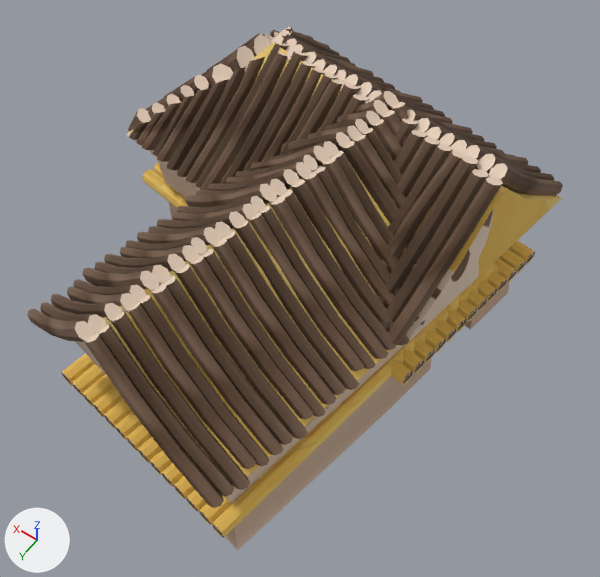
What one commit did to the FBX model Assets/Art/Models/environments/objects/house_3.fbx.
Rendered twice from a camera (50 mm lens) standing at (-5.5, 8.83, 11.11) and looking at (-0.63, 2.02, 0.4). Every picture has the same lights, and +X, +Y and +Z are marked at lower left. Where no turn or scale is listed for an object, it has been applied to the vertices. Vertices at the same position are counted once.

The first picture shows 'house_3'.
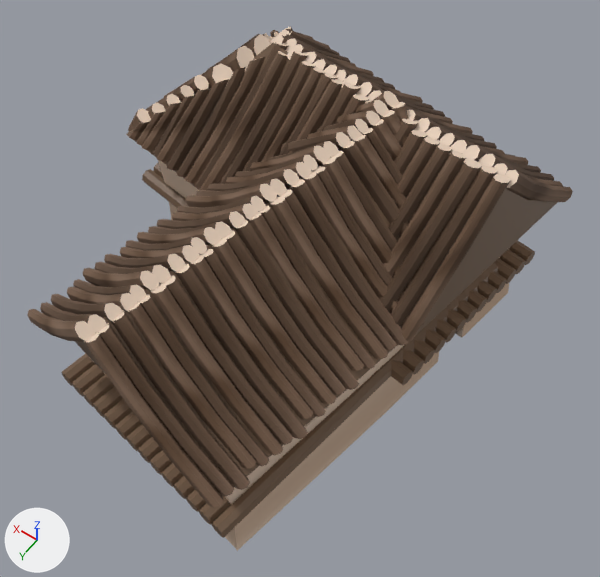
What differs and where, as boxes [x1, y1, x2, y2] in the pictures (600 x 577 px; the box of a moved part takes in the faces that stretch with it):
'house_3', reshaped: before [27, 26, 563, 551]; after [27, 26, 573, 551]
part 1 of me_cube_021, added (brown): after [506, 170, 573, 202]
part 2 of me_cube_021, moved or reshaped: [388, 283, 509, 410] in both
part 3 of me_cube_021, moved or reshaped: before [377, 152, 503, 345]; after [379, 152, 511, 343]
part 4 of me_cube_021, recoloured (yellow to brown): [61, 43, 558, 538] in both

The change, as a list of edits to the scene's bpy script:
```text
Add mat_material_009:
    mat_material_009 = principled_material('Material.009')
    mat_material_009.base_color = (0.162, 0.0976, 0.0561)  # brown #705843
Change me_cube_021:
    used by ob_house_3; location = (0.0, 0.0, 0.0)
    verts and faces of me_cube_021; kept vertices keep their numbers, new ones are numbered from 3905
    before: 23 (-2.74, 0.97, -1.44) at pixel (430, 368), 24 (-2.92, -0.17, -1.4) at pixel (470, 329), 28 (-2.82, -0.09, -0.26), 29 (-2.64, 1.02, -0.3), 30 (-2.5, 0.93, -1.45)
    before: 31 (-2.68, -0.21, -1.41), 32 (-2.58, -0.12, -0.27), 33 (-2.41, 0.98, -0.31)
    remove me_cube_021.from_pydata(...)  # 3905 vertices, 3010 faces; spans x -3.44..3.67, y -2.49..5.99, z -1.61..3.37
    add me_cube_021.from_pydata(...)  # 3937 vertices, 3036 faces; spans x -3.56..3.67, y -2.49..5.99, z -1.61..3.37
    me_cube_021 part 1: the loose piece of 32 vertices spanning x -3.38..-2.77, y -1.59..0.62, z 1.32..3.14 is copied, and the copy is moved by (-0.18, 0.03, 0.0); it spans x -3.56..-2.95, y -1.56..0.65, z 1.32..3.14
    me_cube_021 part 2
    add verts[23] = (-2.77, 0.76, -1.43)  # moved, pixel (438, 361)
    add verts[24] = (-2.88, 0.08, -1.41)  # moved, pixel (461, 338)
    add verts[28] = (-2.78, 0.11, -0.27)  # moved
    add verts[29] = (-2.68, 0.78, -0.29)  # moved
    add verts[30] = (-2.53, 0.72, -1.45)  # moved
    add verts[31] = (-2.64, 0.05, -1.42)  # moved
    add verts[32] = (-2.55, 0.07, -0.28)  # moved
    add verts[33] = (-2.44, 0.75, -0.3)  # moved
    me_cube_021 part 3
    12 vertices in x -2.24..-1.95, y 1.07..1.87, z 1.87..2.56 move by (-0.1, -0.01, 0.02)
    10 vertices in x -2.51..-2.12, y 0.46..2.71, z 1.31..3.2 move by (-0.07, 0.05, 0.0)
    9 vertices in x -2.81..-2.38, y 0.55..2.75, z 1.38..3.12 move by (-0.07, -0.14, 0.01)
    8 vertices in x -2.52..-2.17, y 0.44..2.45, z 1.32..3.23 move by (-0.08, 0.05, 0.0)
    8 vertices in x -2.81..-2.38, y 0.61..2.69, z 1.34..3.17 move by (-0.07, -0.14, 0.0)
    6 vertices in x -2.67..-2.52, y 0.65..2.64, z 1.33..3.18 move by (-0.07, -0.13, 0.0)
    59 vertices move from x -3.04..-1.95, y 0.51..2.76, z 1.31..3.21 to x -3.11..-2.06, y 0.43..2.74, z 1.25..3.21
    me_cube_021 part 4: 288 faces spanning x -3.44..3.55, y -2.42..5.83, z -0.4..3.1 switch from mat_material_006 (picture img_house_2_textures_png) to mat_material_009 (brown #705843)
```
